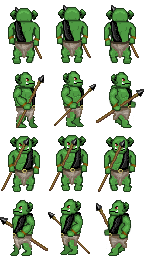
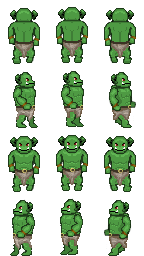
The second w=144, h=256 image is a revision of the first. Changes to its layers:
hid "Spear_front" over (x1=1, y1=75, x2=144, y2=192)
hid "Armor-left_shoulder" over (x1=13, y1=20, x2=132, y2=234)
hid "Spear_rear" over (x1=0, y1=5, x2=139, y2=254)
